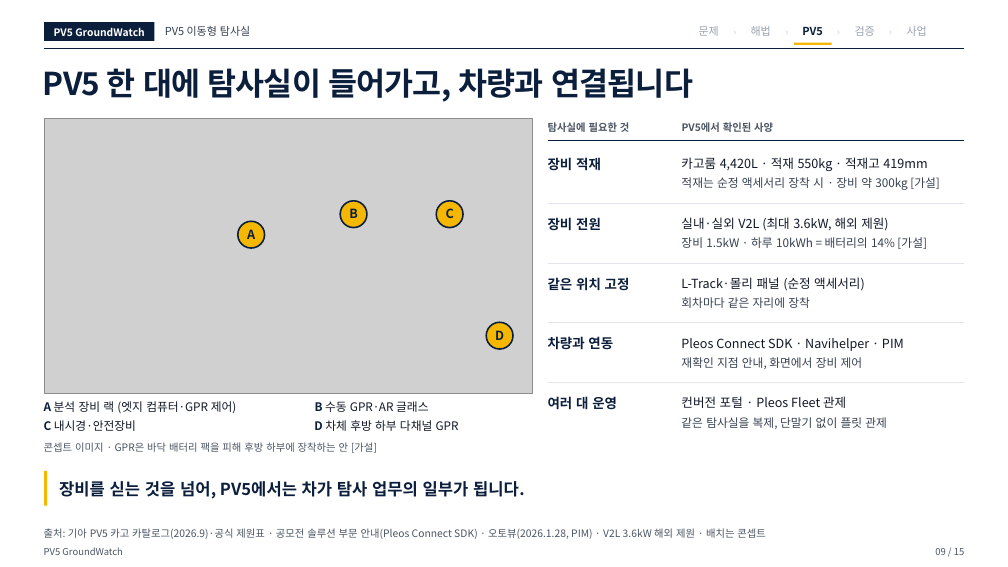
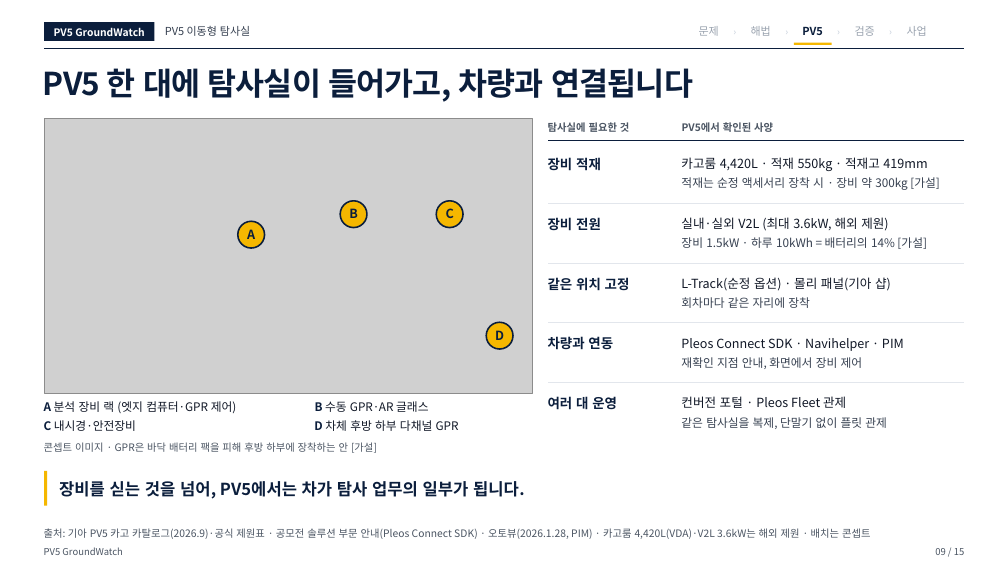
Before and after one commit to woojin-choe/pv5-hose-lab, a slide deck: slide 9 of ppt_all/PV5_GroundWatch_10_24.pptx. Drawn at 1008x567 pixels with LibreOffice and Linux fonts; fonts in the diff are those of the drawing; grey boxes stand for pictures. Boxes give left, top, right and bottom in pixels: in the first picture for what was removed or moved away, otherwise in the second. Text is boxed around its words. In the diff, an @@ line names an element or a change of style, - is before the commit and + after.

```diff
--- a/ppt_all/PV5_GroundWatch_10_24.pptx
+++ b/ppt_all/PV5_GroundWatch_10_24.pptx
@@ text at bbox=[681, 277, 891, 291]: text changed @@
-L-Track·몰리 패널 (순정 액세서리)
+L-Track(순정 옵션) · 몰리 패널(기아 샵)
@@ text at bbox=[44, 528, 870, 539]: text changed @@
-출처: 기아 PV5 카고 카탈로그(2026.9)·공식 제원표 · 공모전 솔루션 부문 안내(Pleos Connect SDK) · 오토뷰(2026.1.28, PIM) · V2L 3.6kW 해외 제원 · 배치는 콘셉트
+출처: 기아 PV5 카고 카탈로그(2026.9)·공식 제원표 · 공모전 솔루션 부문 안내(Pleos Connect SDK) · 오토뷰(2026.1.28, PIM) · 카고룸 4,420L(VDA)·V2L 3.6kW는 해외 제원 · 배치는 콘셉트
```
Also in this commit, not shown: 9 other slides changed, 14 other files.
